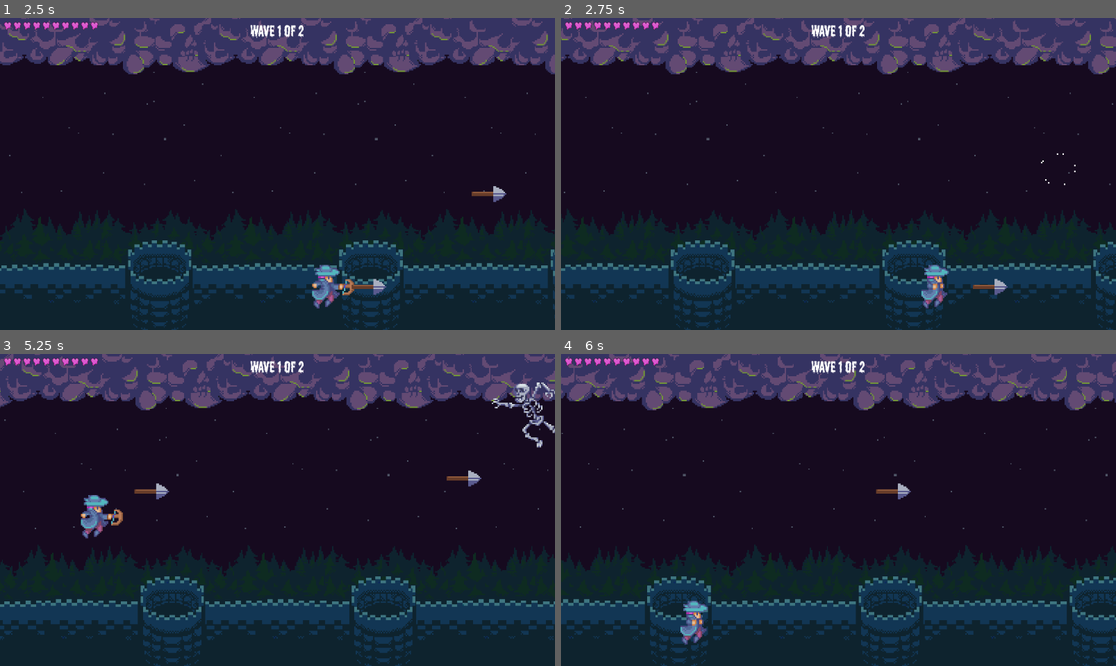
Above: before the commit, frames 1-4 (two rows, left to right).
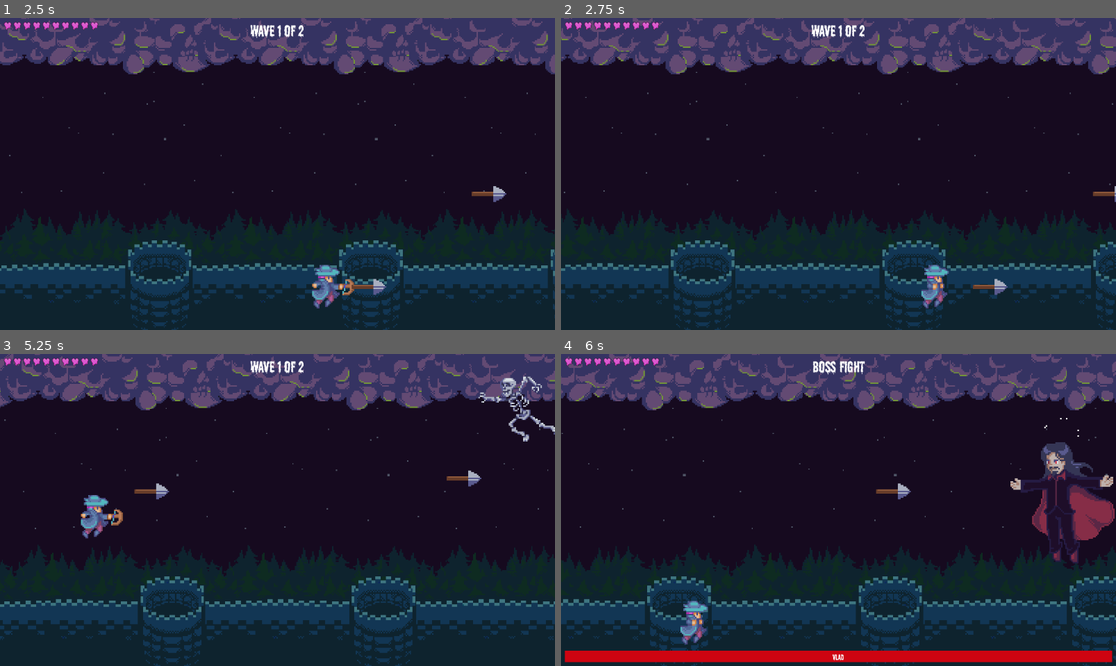
Above: after the commit, the same moments.

Repository: Mirakur-u/HalloweenShooterTutorial
Game: Godot game, scene res://Scenes/castle_level.tscn
Same seed, same stepped clock (60 frames per second), same inputs: the game is played once before the commit and once after it. Sound files missing from this copy of the repository are replaced by a short silence.
Inputs:
- Up to frame 1 (2.5 s): tap Enter (accept) at 0.5, 1.35 s; hold D (right) 0.53-1.28 s; tap Space (shoot) at 0.6, 1.55, 2.1 s; hold S (down) 1.28-2.03 s; hold D (right) from 2.03 s (still down)
- Up to frame 2 (2.75 s): keep holding D (right)
- Up to frame 3 (5.25 s): release D (right) at 2.78 s; hold W (up) 2.78-3.53 s; tap Space (shoot) at 2.85, 3.8, 4.35, 5.1 s; hold A (left) 3.53-5.03 s; tap Enter (accept) at 3.6 s; hold S (down) from 5.03 s (still down)
- Up to frame 4 (6 s): release S (down) at 5.78 s; hold D (right) from 5.78 s (still down); tap Enter (accept) at 5.85 s

Frame 1 is identical in both runs. In frame 2, less than 0.1% of the frame differs, in the area x 86-100%, y 43-60%; in frame 3, 1.0%; in frame 4, 6.6%, in the area x 0-100%, y 2-99%.

Commit message:
121224 HST

Diff:
--- a/Scenes/castle_level.tscn
+++ b/Scenes/castle_level.tscn
@@ -10,6 +10,7 @@
 [ext_resource type="Resource" uid="uid://cxuf706mhdsyn" path="res://Resources/devil_enemy_config.tres" id="9_f7kke"]
 [ext_resource type="Resource" uid="uid://cg4bcylpuh8da" path="res://Resources/mummy_enemy_config.tres" id="10_de41y"]
 [ext_resource type="Resource" uid="uid://rre65nenvnrw" path="res://Resources/skeleton_enemy_config.tres" id="11_2ry0j"]
+[ext_resource type="AudioStream" uid="uid://bjdwekoi0haqm" path="res://Assets/music/horror-music.mp3" id="11_vcgs3"]
 
 [node name="CastleLevel" type="Node"]
 
@@ -18,7 +19,7 @@
 [node name="ScrollingBackground" parent="." instance=ExtResource("1_5axje")]
 bg_image = ExtResource("2_u73bd")
 
-[node name="Player" parent="." instance=ExtResource("3_birvc")]
+[node name="Player" parent="." groups=["player"] instance=ExtResource("3_birvc")]
 position = Vector2(210, 258)
 
 [node name="LevelManager" parent="." instance=ExtResource("4_qeor4")]
@@ -32,12 +33,18 @@
 devil_config = ExtResource("9_f7kke")
 mummy_config = ExtResource("10_de41y")
 skeleton_config = ExtResource("11_2ry0j")
+devils_count = 0
+mummy_count = 0
+skeleton_count = 1
 
 [node name="Wave2" type="Node" parent="WaveSpawner"]
 script = ExtResource("6_r8byh")
 devil_config = ExtResource("9_f7kke")
 mummy_config = ExtResource("10_de41y")
 skeleton_config = ExtResource("11_2ry0j")
+devils_count = 1
+mummy_count = 0
+skeleton_count = 0
 
 [node name="EnemyMovementPoints" type="Node" parent="."]
 
@@ -58,3 +65,7 @@
 
 [node name="BottomRight" type="Marker2D" parent="EnemyMovementPoints"]
 position = Vector2(1044, 572)
+
+[node name="AudioStreamPlayer2D" type="AudioStreamPlayer2D" parent="."]
+stream = ExtResource("11_vcgs3")
+autoplay = true
--- a/Scenes/enemy.tscn
+++ b/Scenes/enemy.tscn
@@ -110,6 +110,8 @@
 one_shot = true
 script = ExtResource("12_anpuc")
 
+[node name="AudioStreamPlayer2D" type="AudioStreamPlayer2D" parent="."]
+
 [connection signal="area_entered" from="." to="." method="_on_area_entered"]
 [connection signal="animation_finished" from="AnimatedSprite2D" to="." method="_on_animated_sprite_2d_animation_finished"]
 [connection signal="timeout" from="ShootingSystem/Timer" to="ShootingSystem" method="_on_timer_timeout"]
--- /dev/null
+++ b/Scenes/homing_bat.tscn
@@ -0,0 +1,21 @@
+[gd_scene load_steps=4 format=3 uid="uid://djhidyfqexhyh"]
+
+[ext_resource type="Script" path="res://Scripts/homing_bat.gd" id="1_amy63"]
+[ext_resource type="Texture2D" uid="uid://dbwvy5wabgiu4" path="res://Assets/Enemies/EnemyProjectiles/bat.png" id="1_ufers"]
+
+[sub_resource type="RectangleShape2D" id="RectangleShape2D_sihrb"]
+size = Vector2(26, 60)
+
+[node name="HomingBat" type="Area2D"]
+script = ExtResource("1_amy63")
+
+[node name="Sprite2D" type="Sprite2D" parent="."]
+scale = Vector2(3, 3)
+texture = ExtResource("1_ufers")
+
+[node name="CollisionShape2D" type="CollisionShape2D" parent="."]
+shape = SubResource("RectangleShape2D_sihrb")
+
+[node name="VisibleOnScreenNotifier2D" type="VisibleOnScreenNotifier2D" parent="."]
+
+[connection signal="screen_exited" from="VisibleOnScreenNotifier2D" to="." method="_on_visible_on_screen_notifier_2d_screen_exited"]
--- a/Scenes/player.tscn
+++ b/Scenes/player.tscn
@@ -1,9 +1,10 @@
-[gd_scene load_steps=19 format=3 uid="uid://bvexvgm8o05qi"]
+[gd_scene load_steps=20 format=3 uid="uid://bvexvgm8o05qi"]
 
 [ext_resource type="Texture2D" uid="uid://beheqyio3208x" path="res://Assets/Player/Horror game player animations.png" id="1_6ptct"]
 [ext_resource type="Script" path="res://Scripts/player.gd" id="1_dfxse"]
 [ext_resource type="Script" path="res://Scripts/shooting_system.gd" id="3_3ndcd"]
 [ext_resource type="Script" path="res://Scripts/health_system.gd" id="4_c05lm"]
+[ext_resource type="AudioStream" uid="uid://dv7x2eb2jsebs" path="res://Assets/sounds/shot_sound.wav" id="5_47cn5"]
 
 [sub_resource type="AtlasTexture" id="AtlasTexture_rb8yk"]
 atlas = ExtResource("1_6ptct")
@@ -155,5 +156,8 @@
 [node name="HealthSystem" type="Node" parent="."]
 script = ExtResource("4_c05lm")
 
+[node name="AudioStreamPlayer2D" type="AudioStreamPlayer2D" parent="."]
+stream = ExtResource("5_47cn5")
+
 [connection signal="area_entered" from="." to="." method="_on_area_entered"]
 [connection signal="animation_finished" from="AnimatedSprite2D" to="ShootingSystem" method="_on_animated_sprite_2d_animation_finished"]
--- a/Scenes/ui.tscn
+++ b/Scenes/ui.tscn
@@ -1,7 +1,12 @@
-[gd_scene load_steps=3 format=3 uid="uid://omgmvljwsp7k"]
+[gd_scene load_steps=5 format=3 uid="uid://omgmvljwsp7k"]
 
 [ext_resource type="Script" path="res://Scripts/ui.gd" id="1_g6pix"]
 [ext_resource type="FontFile" uid="uid://d370phyelf2v8" path="res://Assets/font/font.otf" id="2_4iock"]
+
+[sub_resource type="StyleBoxFlat" id="StyleBoxFlat_0cb82"]
+bg_color = Color(0.807843, 0.0156863, 0.0666667, 1)
+
+[sub_resource type="StyleBoxFlat" id="StyleBoxFlat_pw02l"]
 
 [node name="UI" type="CanvasLayer"]
 script = ExtResource("1_g6pix")
@@ -30,3 +35,55 @@
 theme_override_fonts/font = ExtResource("2_4iock")
 theme_override_font_sizes/font_size = 32
 text = "Wave 1 of 2"
+
+[node name="BossHealthBar" type="ProgressBar" parent="MarginContainer"]
+visible = false
+custom_minimum_size = Vector2(0, 24)
+layout_mode = 2
+size_flags_vertical = 8
+theme_override_styles/fill = SubResource("StyleBoxFlat_0cb82")
+value = 22.0
+show_percentage = false
+
+[node name="BossName" type="Label" parent="MarginContainer"]
+visible = false
+layout_mode = 2
+size_flags_horizontal = 4
+size_flags_vertical = 8
+theme_override_fonts/font = ExtResource("2_4iock")
+text = "VLAD"
+
+[node name="GameOverContainer" type="CenterContainer" parent="MarginContainer"]
+visible = false
+layout_mode = 2
+
+[node name="Panel" type="Panel" parent="MarginContainer/GameOverContainer"]
+custom_minimum_size = Vector2(200, 200)
+layout_mode = 2
+theme_override_styles/panel = SubResource("StyleBoxFlat_pw02l")
+
+[node name="VBoxContainer" type="VBoxContainer" parent="MarginContainer/GameOverContainer/Panel"]
+layout_mode = 1
+anchors_preset = 8
+anchor_left = 0.5
+anchor_top = 0.5
+anchor_right = 0.5
+anchor_bottom = 0.5
+offset_left = -20.0
+offset_top = -20.0
+offset_right = 20.0
+offset_bottom = 20.0
+grow_horizontal = 2
+grow_vertical = 2
+
+[node name="GameOverLabel" type="Label" parent="MarginContainer/GameOverContainer/Panel/VBoxContainer"]
+layout_mode = 2
+theme_override_fonts/font = ExtResource("2_4iock")
+text = "YOU WON!"
+
+[node name="Button" type="Button" parent="MarginContainer/GameOverContainer/Panel/VBoxContainer"]
+layout_mode = 2
+theme_override_fonts/font = ExtResource("2_4iock")
+text = "RESTART"
+
+[connection signal="pressed" from="MarginContainer/GameOverContainer/Panel/VBoxContainer/Button" to="." method="_on_button_pressed"]
--- /dev/null
+++ b/Scenes/vlad_boss.tscn
@@ -0,0 +1,104 @@
+[gd_scene load_steps=17 format=3 uid="uid://vhy208jeaw2u"]
+
+[ext_resource type="Script" path="res://Scripts/vlad_boss.gd" id="1_nysdm"]
+[ext_resource type="Texture2D" uid="uid://m1je1wjsds57" path="res://Assets/Enemies/Vlad/VladBlocking1.png" id="2_kcvi0"]
+[ext_resource type="Texture2D" uid="uid://dim3y87hxutq" path="res://Assets/Enemies/Vlad/VladBlocking2.png" id="3_16772"]
+[ext_resource type="Texture2D" uid="uid://c0de1vp4i1qag" path="res://Assets/Enemies/Vlad/VladIdle1.png" id="4_k5ucg"]
+[ext_resource type="Texture2D" uid="uid://qsci3i5jna1u" path="res://Assets/Enemies/Vlad/VladIdle2.png" id="5_r3v0g"]
+[ext_resource type="Texture2D" uid="uid://lpkv6ed7ds3f" path="res://Assets/Enemies/Vlad/VladShooting1.png" id="6_no2jm"]
+[ext_resource type="Texture2D" uid="uid://bnft0yr5mbwwc" path="res://Assets/Enemies/Vlad/VladShooting2.png" id="7_xxhir"]
+[ext_resource type="Texture2D" uid="uid://dlc65t857t88g" path="res://Assets/Enemies/SmokeFX/FX001_01.png" id="8_wfe58"]
+[ext_resource type="Texture2D" uid="uid://cmb3ayrwdvv1k" path="res://Assets/Enemies/SmokeFX/FX001_02.png" id="9_8if4x"]
+[ext_resource type="Texture2D" uid="uid://c5di3uhs7qu2a" path="res://Assets/Enemies/SmokeFX/FX001_03.png" id="10_ndykn"]
+[ext_resource type="Texture2D" uid="uid://ddi0prjmcnlxx" path="res://Assets/Enemies/SmokeFX/FX001_04.png" id="11_t622g"]
+[ext_resource type="Texture2D" uid="uid://cktfakakkaia3" path="res://Assets/Enemies/SmokeFX/FX001_05.png" id="12_vjtlf"]
+[ext_resource type="Script" path="res://Scripts/health_system.gd" id="13_jbtkx"]
+[ext_resource type="Script" path="res://Scripts/random_timer.gd" id="14_mdevq"]
+
+[sub_resource type="SpriteFrames" id="SpriteFrames_80680"]
+animations = [{
+"frames": [{
+"duration": 1.0,
+"texture": ExtResource("2_kcvi0")
+}, {
+"duration": 1.0,
+"texture": ExtResource("3_16772")
+}],
+"loop": true,
+"name": &"blocking",
+"speed": 5.0
+}, {
+"frames": [{
+"duration": 1.0,
+"texture": ExtResource("4_k5ucg")
+}, {
+"duration": 1.0,
+"texture": ExtResource("5_r3v0g")
+}],
+"loop": true,
+"name": &"default",
+"speed": 5.0
+}, {
+"frames": [{
+"duration": 1.0,
+"texture": ExtResource("6_no2jm")
+}, {
+"duration": 1.0,
+"texture": ExtResource("7_xxhir")
+}],
+"loop": false,
+"name": &"shooting",
+"speed": 5.0
+}, {
+"frames": [{
+"duration": 1.0,
+"texture": ExtResource("8_wfe58")
+}, {
+"duration": 1.0,
+"texture": ExtResource("9_8if4x")
+}, {
+"duration": 1.0,
+"texture": ExtResource("10_ndykn")
+}, {
+"duration": 1.0,
+"texture": ExtResource("11_t622g")
+}, {
+"duration": 1.0,
+"texture": ExtResource("12_vjtlf")
+}],
+"loop": false,
+"name": &"teleport",
+"speed": 20.0
+}]
+
+[sub_resource type="RectangleShape2D" id="RectangleShape2D_6opdm"]
+size = Vector2(62, 246)
+
+[node name="VladBoss" type="Area2D"]
+collision_layer = 2
+collision_mask = 4
+script = ExtResource("1_nysdm")
+
+[node name="AnimatedSprite2D" type="AnimatedSprite2D" parent="."]
+scale = Vector2(3, 3)
+sprite_frames = SubResource("SpriteFrames_80680")
+
+[node name="CollisionShape2D" type="CollisionShape2D" parent="."]
+shape = SubResource("RectangleShape2D_6opdm")
+
+[node name="HealthSystem" type="Node" parent="."]
+script = ExtResource("13_jbtkx")
+
+[node name="ShootingPoint" type="Marker2D" parent="."]
+position = Vector2(-28, -13)
+
+[node name="ActionTimer" type="Timer" parent="."]
+script = ExtResource("14_mdevq")
+min_time = 2.0
+max_time = 3.0
+
+[node name="AudioStreamPlayer2D" type="AudioStreamPlayer2D" parent="."]
+
+[connection signal="area_entered" from="." to="." method="_on_area_entered"]
+[connection signal="animation_finished" from="AnimatedSprite2D" to="." method="_on_animated_sprite_2d_animation_finished"]
+[connection signal="timeout" from="ActionTimer" to="." method="_on_action_timer_timeout"]
--- a/Scripts/enemy.gd
+++ b/Scripts/enemy.gd
@@ -4,10 +4,19 @@
 
 signal killed
 
+var sounds = [
+	preload("res://Assets/sounds/hit1.mp3"),
+	preload("res://Assets/sounds/hit2.mp3"),
+	preload("res://Assets/sounds/hit3.mp3"),
+	preload("res://Assets/sounds/hit4.mp3"),
+	preload("res://Assets/sounds/hit5.mp3")
+]
+
 @onready var shooting_system: EnemyShootingSystem = $ShootingSystem
 @onready var animated_sprite_2d: AnimatedSprite2D = $AnimatedSprite2D
 @onready var collision_shape_2d: CollisionShape2D = $CollisionShape2D
 @onready var shooting_timer: RandomTimer = $ShootingSystem/Timer
+@onready var audio_stream_player_2d: AudioStreamPlayer2D = $AudioStreamPlayer2D
 
 var movement_points
 var speed = 250
@@ -28,7 +37,8 @@
 	shooting_system.shot.connect(on_shot)
 	shooting_system.projectile_texture = config.projectile_texture
 	shooting_system.projectile_collision_shape = config.projectile_collision_shape
-
+	audio_stream_player_2d.stream = sounds.pick_random()
+	audio_stream_player_2d.finished.connect(on_sound_finished)
 
 func on_shot():
 	animated_sprite_2d.play(shooting_animation_name)
@@ -43,7 +53,8 @@
 func _on_animated_sprite_2d_animation_finished() -> void:
 	if animated_sprite_2d.animation == "die":
 		killed.emit()
-		queue_free()
+		if !audio_stream_player_2d.playing:
+			queue_free()
 	if animated_sprite_2d.animation == shooting_animation_name:
 		animated_sprite_2d.play(default_animation_name)
 
@@ -53,6 +64,11 @@
 		set_collision_layer_value(2, false)
 		shooting_system.stop()
 		set_process(false)
+		audio_stream_player_2d.play()
 		killed.emit()
 		animated_sprite_2d.play("die")
 		area.queue_free()
+
+func on_sound_finished():
+	if animated_sprite_2d.animation == "die" && !animated_sprite_2d.is_playing():
+		queue_free()
--- a/Scripts/enemy_projectile.gd
+++ b/Scripts/enemy_projectile.gd
@@ -11,7 +11,8 @@
 	SIN,
 	ACOS,
 	ACOSH,
-	TANH
+	TANH,
+	VLAD
 }
 
 @export_group("shooting params")
@@ -41,6 +42,8 @@
 			return acosh(delta * x_position * PI *2 / amplitude) * y_direction
 		ProjectilePattern.TANH:
 			return tanh(delta * x_position * PI *2 / amplitude)
+		ProjectilePattern.VLAD:
+			return x_position * tan(rotation) * delta
 		ProjectilePattern.LINEAR:
 			return 0
 
@@ -52,3 +55,6 @@
 	if area is Projectile:
 		area.queue_free()
 		queue_free()
+
+func set_vlad_pattern():
+	pattern = ProjectilePattern.VLAD
--- a/Scripts/health_system.gd
+++ b/Scripts/health_system.gd
@@ -9,7 +9,7 @@
 
 func damage(damage_taken: int):
 	health -= damage_taken
-	damaged.emit(damage_taken)
+	damaged.emit()
 
 	if health <= 0:
 		died.emit()
--- /dev/null
+++ b/Scripts/homing_bat.gd
@@ -0,0 +1,29 @@
+extends Area2D
+
+class_name HomingBat
+
+var speed = 350
+var player
+
+var max_homing_time = 2
+var current_homing_time = 0
+# Called when the node enters the scene tree for the first time.
+func _ready() -> void:
+	player = get_tree().get_first_node_in_group("player")
+
+
+# Called every frame. 'delta' is the elapsed time since the previous frame.
+func _process(delta: float) -> void:
+	current_homing_time += delta
+	if current_homing_time >= max_homing_time:
+		position += speed * Vector2.RIGHT.rotated(rotation) * delta
+
+	elif player!=null:
+		look_at(player.global_position)
+		position = position.move_toward(player.global_position, speed * delta)
+
+
+
+
+func _on_visible_on_screen_notifier_2d_screen_exited() -> void:
+	queue_free()
--- a/Scripts/level_manager.gd
+++ b/Scripts/level_manager.gd
@@ -5,12 +5,29 @@
 @onready var player: Player = $"../Player"
 @onready var ui: UI = $"../UI"
 @onready var wave_spawner: WaveSpawner = $"../WaveSpawner"
+const VLAD_BOSS = preload("res://Scenes/vlad_boss.tscn")
+@onready var enemy_movement_points: Node = $"../EnemyMovementPoints"
 
 # Called when the node enters the scene tree for the first time.
 func _ready() -> void:
 	ui.set_initial_health(player.get_health())
 	player.player_damaged.connect(on_player_damaged)
 	wave_spawner.starting_wave.connect(ui.on_wave_started)
+	wave_spawner.waves_finished.connect(on_waves_finished)
+	player.player_died.connect(ui.on_player_died)
+
+
+func on_waves_finished():
+	var vlad_boss = VLAD_BOSS.instantiate()
+	get_tree().root.add_child(vlad_boss)
+
+	vlad_boss.global_position = Vector2(1116, 310)
+	vlad_boss.movement_points = enemy_movement_points.get_children()
+	vlad_boss.init()
+	vlad_boss.vlad_damaged.connect(ui.change_boss_health_bar_value)
+	vlad_boss.vlad_died.connect(ui.on_vlad_died)
+	ui.init_boss_health_bar(vlad_boss.get_health())
+
 
 # Called every frame. 'delta' is the elapsed time since the previous frame.
 func _process(delta: float) -> void:
--- a/Scripts/shooting_system.gd
+++ b/Scripts/shooting_system.gd
@@ -4,6 +4,7 @@
 
 
 @onready var animated_sprite_2d: AnimatedSprite2D = $"../AnimatedSprite2D"
+@onready var audio_stream_player_2d: AudioStreamPlayer2D = $"../AudioStreamPlayer2D"
 
 const PROJECTILE = preload("res://Scenes/projectile.tscn")
 
@@ -23,6 +24,9 @@
 	projectile.projectile_prefix = animation_prefix
 	animated_sprite_2d.play("%s_shooting" % animation_prefix)
 	get_tree().root.add_child(projectile)
+	var random_pitch = randf_range(0.9, 1.1)
+	audio_stream_player_2d.pitch_scale = random_pitch
+	audio_stream_player_2d.play()
 
 
 # Called when the node enters the scene tree for the first time.
--- a/Scripts/ui.gd
+++ b/Scripts/ui.gd
@@ -4,6 +4,10 @@
 
 @onready var health_container: HBoxContainer = %HealthContainer
 @onready var wave_counter: Label = $MarginContainer/WaveCounter
+@onready var boss_health_bar: ProgressBar = $MarginContainer/BossHealthBar
+@onready var boss_name: Label = $MarginContainer/BossName
+@onready var game_over_container: CenterContainer = $MarginContainer/GameOverContainer
+@onready var game_over_label: Label = $MarginContainer/GameOverContainer/Panel/VBoxContainer/GameOverLabel
 
 const LIFE_FULL_UI = preload("res://Assets/UIElements/LifeFullUI.png")
 const LIFE_HALF_UI = preload("res://Assets/UIElements/LifeHalfUI.png")
@@ -40,3 +44,30 @@
 
 func on_wave_started(current_wave, total_waves):
 	wave_counter.text = "Wave %d of %d" % [current_wave, total_waves]
+
+
+func change_boss_health_bar_value(new_value: int):
+	boss_health_bar.value = new_value
+
+
+
+func on_vlad_died():
+	game_over_container.visible = true
+
+func on_player_died():
+	game_over_label.text = "YOU LOST"
+	game_over_container.show()
+
+
+
+func init_boss_health_bar(max_health: int):
+	boss_health_bar.visible = true
+	boss_name.visible = true
+	boss_health_bar.max_value = max_health
+	boss_health_bar.value = max_health
+	wave_counter.text = "BOSS FIGHT"
+
+
+
+func _on_button_pressed() -> void:
+	get_tree().reload_current_scene()
--- /dev/null
+++ b/Scripts/vlad_boss.gd
@@ -0,0 +1,201 @@
+extends Area2D
+
+class_name VladBoss
+
+signal vlad_damaged(current_health: int)
+signal vlad_died
+
+@onready var health_system: HealthSystem = $HealthSystem
+@onready var shooting_point: Marker2D = $ShootingPoint
+@onready var animated_sprite_2d: AnimatedSprite2D = $AnimatedSprite2D
+@onready var action_timer: RandomTimer = $ActionTimer
+@onready var audio_stream_player_2d: AudioStreamPlayer2D = $AudioStreamPlayer2D
+
+
+var sounds = [
+	preload("res://Assets/sounds/hit1.mp3"),
+	preload("res://Assets/sounds/hit2.mp3"),
+	preload("res://Assets/sounds/hit3.mp3"),
+	preload("res://Assets/sounds/hit4.mp3"),
+	preload("res://Assets/sounds/hit5.mp3")
+]
+
+const HOMING_BAT = preload("res://Scenes/homing_bat.tscn")
+const ENEMY_PROJECTILE = preload("res://Scenes/enemy_projectile.tscn")
+const RING = preload("res://Assets/Enemies/EnemyProjectiles/ring.png")
+const DEVIL_ENEMY_CONFIG = preload("res://Resources/devil_enemy_config.tres")
+const ENEMY = preload("res://Scenes/enemy.tscn")
+
+const CHANCE_TO_BLOCK = 0.3
+const CHANCE_TO_TELEPORT = 0.4
+
+var is_blocking = false
+
+var speed = 300
+var movement_points
+var current_movement_point
+var spray_shot_count = 3
+
+var bat_speed = 350
+var bat_homing_time = 2
+
+var min_projectile_degree = -15
+
+enum Phase {
+	ONE,
+	TWO
+}
+
+enum Action {
+	SPAWN_DEVIL,
+	HOMING_SHOT,
+	SPRAY_SHOT
+}
+
+var phase = Phase.ONE
+
+
+func init():
+	var random_point = movement_points.pick_random().global_position
+	current_movement_point = random_point
+	health_system.damaged.connect(on_damaged)
+	health_system.died.connect(on_died)
+	action_timer.setup()
+	audio_stream_player_2d.finished.connect(on_sound_finished)
+
+func on_sound_finished():
+	if get_health() == 0:
+		queue_free()
+
+func on_died():
+	vlad_died.emit()
+	audio_stream_player_2d.stream = sounds.pick_random()
+	audio_stream_player_2d.play()
+
+func on_damaged():
+	vlad_damaged.emit(get_health())
+
+	if health_system.health == 10:
+		trigger_second_phase()
+	audio_stream_player_2d.stream = sounds.pick_random()
+	audio_stream_player_2d.play()
+
+func trigger_second_phase():
+	phase = Phase.TWO
+	action_timer.min_time = 1
+	action_timer.max_time = 2
+	spray_shot_count = 5
+	min_projectile_degree = -30
+	bat_speed = 425
+	bat_homing_time = 1.5
+
+
+func get_health():
+	return health_system.health
+
+
+# Called when the node enters the scene tree for the first time.
+func _ready() -> void:
+	pass # Replace with function body.
+
+
+# Called every frame. 'delta' is the elapsed time since the previous frame.
+func _process(delta: float) -> void:
+	global_position = global_position.move_toward(current_movement_point, delta*speed)
+
+	if global_position.distance_squared_to(current_movement_point) < .1:
+		current_movement_point = movement_points.pick_random().global_position
+
+		if phase == Phase.TWO:
+			var random = randf_range(0,1)
+			if random < CHANCE_TO_BLOCK && !is_blocking:
+				start_blocking()
+			elif random >= CHANCE_TO_BLOCK && is_blocking:
+				stop_blocking()
+
+			random = randf_range(0,1)
+			if random < CHANCE_TO_TELEPORT && !is_blocking:
+				is_blocking = true
+				teleport()
+
+
+func start_blocking():
+	animated_sprite_2d.play("blocking")
+	is_blocking = true
+
+func stop_blocking():
+	animated_sprite_2d.play("default")
+	is_blocking = false
+
+func teleport():
+	@warning_ignore("standalone_expression")
+	current_movement_point == null
+	animated_sprite_2d.play("teleport")
+
+
+
+
+
+
+func _on_area_entered(area: Area2D) -> void:
+	if area is Projectile:
+		var blink_tween = get_tree().create_tween()
+		if is_blocking == false:
+			blink_tween.tween_property(animated_sprite_2d, "modulate", Color.DARK_RED, .25)
+			blink_tween.chain().tween_property(animated_sprite_2d, "modulate", Color.WHITE, .25)
+			health_system.damage(1)
+		area.queue_free()
+
+
+func _on_action_timer_timeout() -> void:
+	var random_action = pick_action()
+
+	match random_action:
+		Action.SPAWN_DEVIL:
+			var devil = ENEMY.instantiate()
+			get_tree().root.add_child(devil)
+			devil.init(DEVIL_ENEMY_CONFIG, movement_points)
+			devil.global_position = movement_points.pick_random().global_position
+
+		Action.HOMING_SHOT:
+			animated_sprite_2d.play("shooting")
+			var homing_bat = HOMING_BAT.instantiate()
+			homing_bat.speed = bat_speed
+			homing_bat.max_homing_time = bat_homing_time
+			homing_bat.global_position = shooting_point.global_position
+			get_tree().root.add_child(homing_bat)
+
+		Action.SPRAY_SHOT:
+			animated_sprite_2d.play("shooting")
+			for i in spray_shot_count:
+				var projectile = ENEMY_PROJECTILE.instantiate()
+				projectile.global_position = shooting_point.global_position
+				get_tree().root.add_child(projectile)
+				projectile.set_vlad_pattern()
+				projectile.rotation_degrees = min_projectile_degree + 15*i
+				projectile.set_projectile_texture(RING)
+
+
+func pick_action():
+	var random_number = randi_range(0,100)
+	if random_number < 15:
+		return Action.SPAWN_DEVIL
+	elif random_number < 50:
+		return Action.HOMING_SHOT
+	return Action.SPRAY_SHOT
+
+
+func _on_animated_sprite_2d_animation_finished() -> void:
+	if animated_sprite_2d.animation == "shooting":
+		if is_blocking:
+			animated_sprite_2d.play("blocking")
+		else:
+			animated_sprite_2d.play("default")
+
+
+	if animated_sprite_2d.animation == "teleport":
+		is_blocking = false
+		animated_sprite_2d.play("default")
+		var random_teleport_point = movement_points.pick_random().global_position
+		global_position = random_teleport_point
+		current_movement_point = movement_points.pick_random().global_position
Not shown: 1 places in Scenes/castle_level.tscn that only renumber resources
